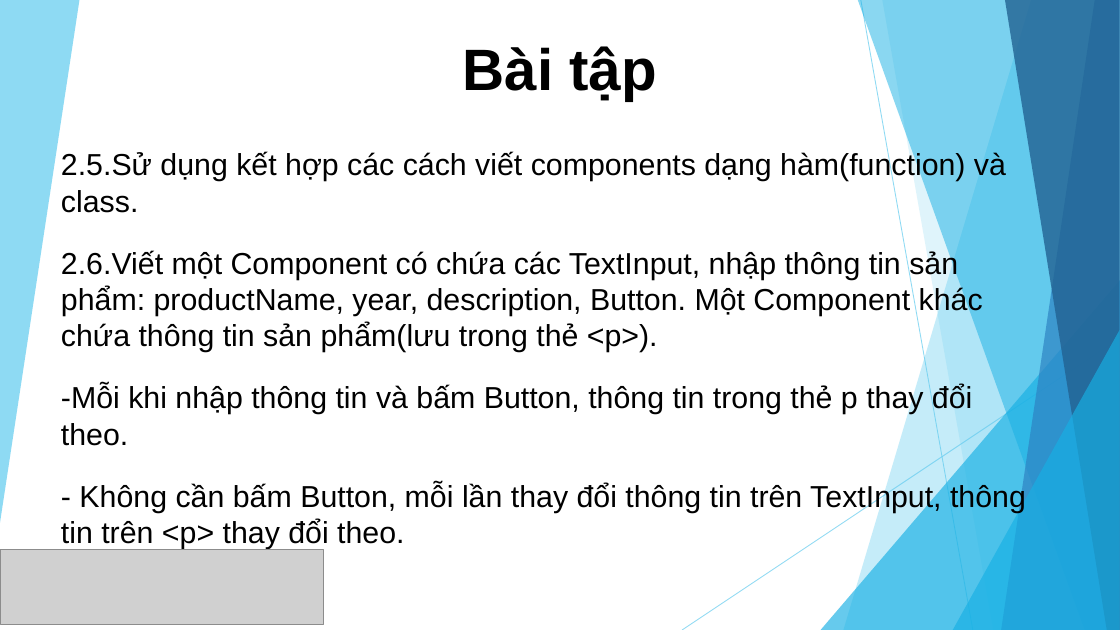
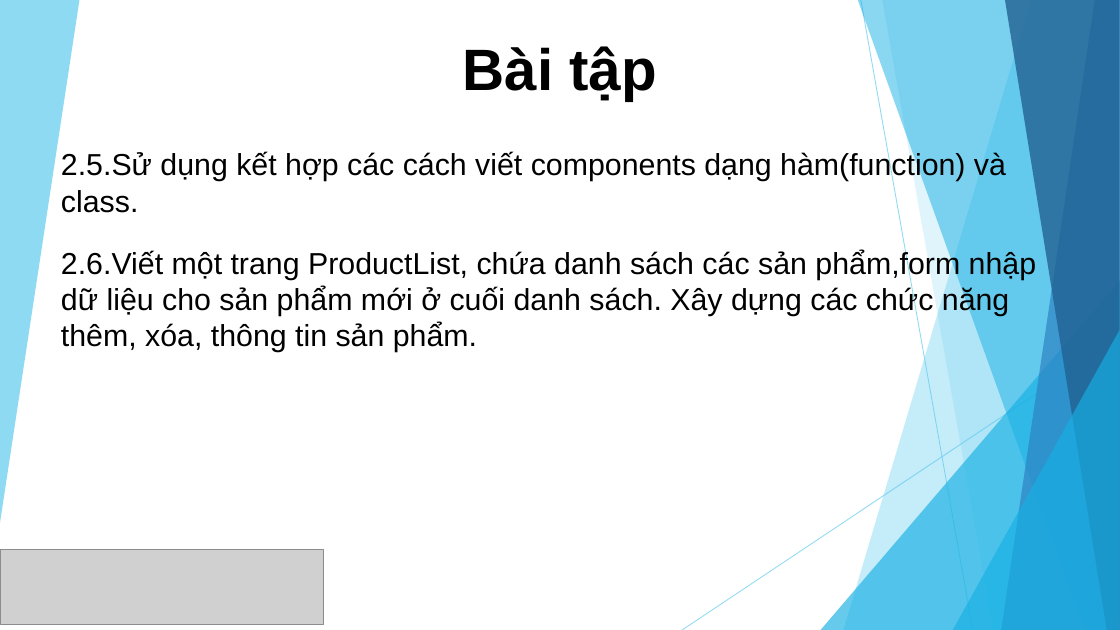
Before and after one commit to sunlight3d/CecomtechReactJST03-2019, a slide deck: slide 8 of Phần 2-Component.pptx. Drawn at 1120x630 pixels with LibreOffice and Linux fonts; fonts in the diff are those of the drawing; grey boxes stand for pictures. Boxes give left, top, right and bottom in pixels: in the first picture for what was removed or moved away, otherwise in the second. Text is boxed around its words. In the diff, an @@ line names an element or a change of style, - is before the commit and + after.

```diff
--- a/Phần 2-Component.pptx
+++ b/Phần 2-Component.pptx
@@ subtitle at [61,250,1036,352]: text changed @@
-2.6.Viết một Component có chứa các TextInput, nhập thông tin sản phẩm: productName, year, description, Button. Một Component khác chứa thông tin sản phẩm(lưu trong thẻ <p>).
--Mỗi khi nhập thông tin và bấm Button, thông tin trong thẻ p thay đổi theo.
-- Không cần bấm Button, mỗi lần thay đổi thông tin trên TextInput, thông tin trên <p> thay đổi theo.
+2.6.Viết một trang ProductList, chứa danh sách các sản phẩm,form nhập dữ liệu cho sản phẩm mới ở cuối danh sách. Xây dựng các chức năng thêm, xóa, thông tin sản phẩm.
```
Also in this commit, not shown: 1 other slide changed, 19 other files.
